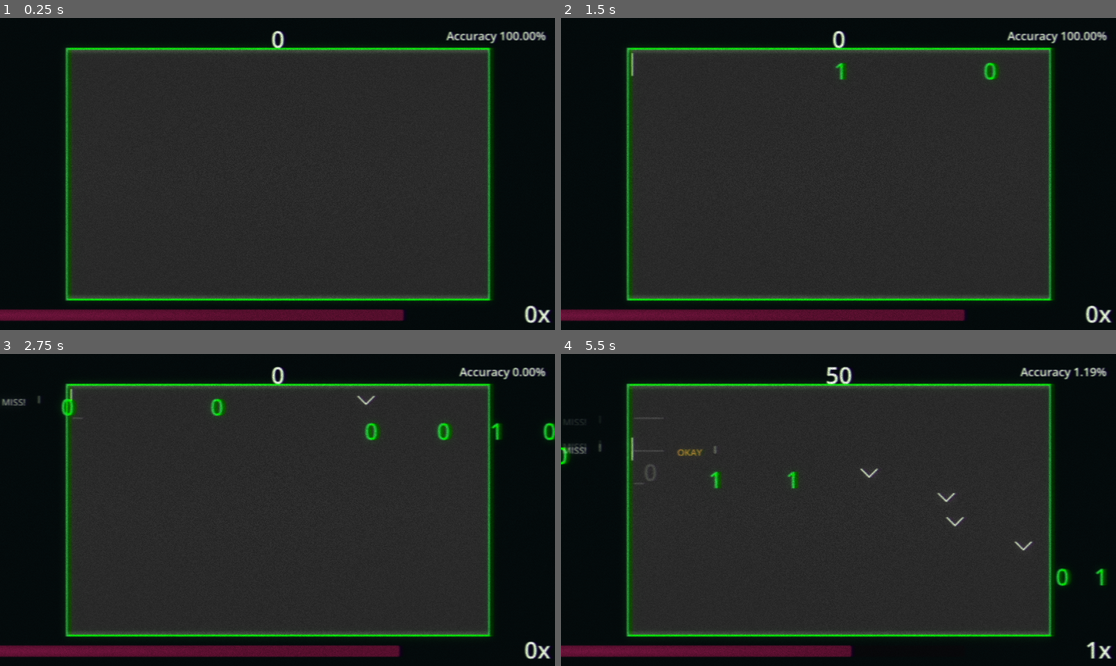
Above: before the commit, frames 1-4 (two rows, left to right).
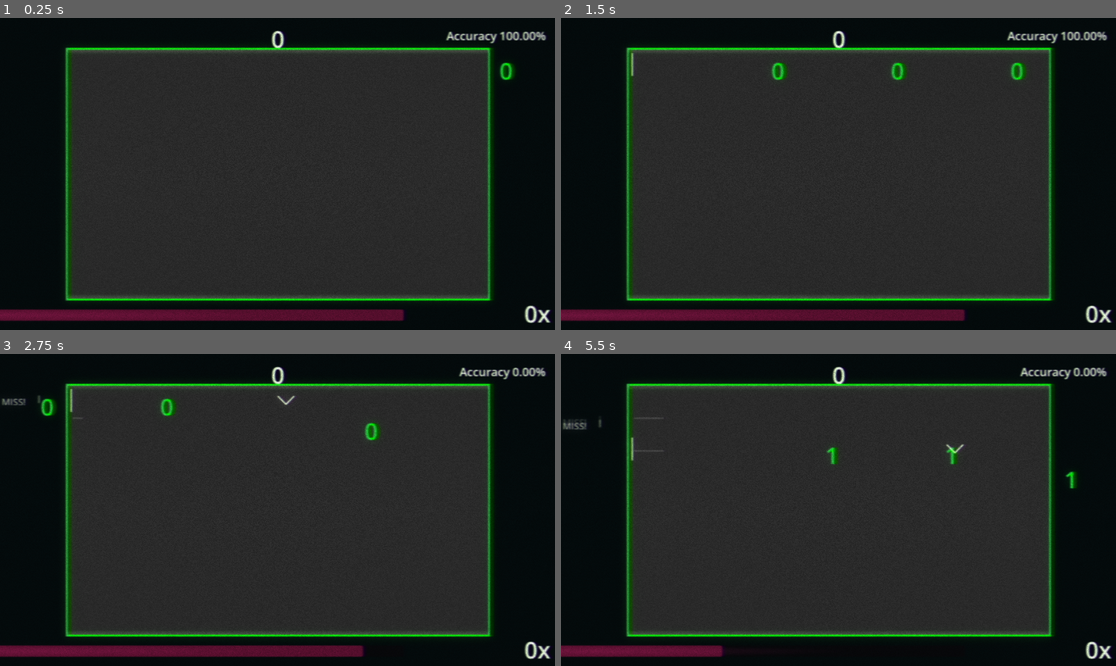
Above: after the commit, the same moments.

Repository: joeljanzen/Bitstreamer
Game: Godot game, scene res://Scenes/level.tscn
Same seed, same stepped clock (60 frames per second), same inputs: the game is played once before the commit and once after it.
Inputs:
- Up to frame 1 (0.25 s): no input
- Up to frame 2 (1.5 s): tap Enter (enter) at 0.5 s; tap 0 (0 bit) at 0.6 s; tap 1 (1 bit) at 0.8, 1.35 s
- Up to frame 3 (2.75 s): tap Enter (enter) at 1.55, 2.1 s; tap W (spawn 0 bit) at 2.3 s
- Up to frame 4 (5.5 s): tap W (spawn 0 bit) at 2.85 s; tap Q (spawn 1 bit) at 3.05, 3.6 s; tap E (spawn enter) at 3.8, 5.1 s; tap Escape (pause) at 4.15 s; click "Resume" at 4.25 s; tap 0 (0 bit) at 5.3 s

The runs differ from the first frame. In frame 1, 0.1% of the frame differs, in the area x 89-93%, y 14-21%; in frame 2, 0.7%; in frame 3, 1.3%; in frame 4, 2.5%, in the area x 0-99%, y 4-98%.
Error before the commit: Trying to assign invalid previously freed instance. (res://Scripts/Gameplay/play_area.gd:148)
Error after the commit: Trying to assign invalid previously freed instance. (res://Scripts/Gameplay/play_area.gd:157)

Commit message:
Music playing, bit sending syncs to music

Diff:
--- /dev/null
+++ b/Resources/Audio/audio_bus_layout.tres
@@ -0,0 +1,15 @@
+[gd_resource type="AudioBusLayout" format=3 uid="uid://b6tgw0hy7goba"]
+
+[resource]
+bus/1/name = &"Music"
+bus/1/solo = false
+bus/1/mute = false
+bus/1/bypass_fx = false
+bus/1/volume_db = -8.798218
+bus/1/send = &"Master"
+bus/2/name = &"SFX"
+bus/2/solo = false
+bus/2/mute = false
+bus/2/bypass_fx = false
+bus/2/volume_db = 0.0
+bus/2/send = &"Master"
--- a/Scenes/level.tscn
+++ b/Scenes/level.tscn
@@ -4,6 +4,7 @@
 [ext_resource type="PackedScene" uid="uid://c0cfxinwdhxdr" path="res://Scenes/level_ui.tscn" id="2_81xng"]
 [ext_resource type="PackedScene" uid="uid://bmyyd40hpvw2l" path="res://Scenes/play_area.tscn" id="3_wqkje"]
 [ext_resource type="Texture2D" uid="uid://ck0tbadym1fsj" path="res://Resources/Sprites/UI/Windows-BSOD-scaled.jpg" id="4_81xng"]
+[ext_resource type="AudioStream" uid="uid://dvvkqot82tvup" path="res://Resources/Audio/LevelTracks/Memecore.wav" id="5_wqkje"]
 
 [sub_resource type="Environment" id="Environment_81xng"]
 background_mode = 3
@@ -43,3 +44,10 @@
 
 [node name="DelayTimer" type="Timer" parent="." unique_id=639627387]
 one_shot = true
+
+[node name="MusicPlayer" type="AudioStreamPlayer" parent="." unique_id=1216660691]
+stream = ExtResource("5_wqkje")
+bus = &"Music"
+
+[node name="MusicQueue" type="Timer" parent="." unique_id=105400590]
+one_shot = true
--- a/Scripts/Gameplay/bit.gd
+++ b/Scripts/Gameplay/bit.gd
@@ -36,7 +36,7 @@
 static var clicked_fade_speed := 10
 
 ## Where the bit starts.
-var _starting_x = ProjectSettings.get_setting("display/window/size/viewport_width") + Bit.get_width()
+static var starting_x = ProjectSettings.get_setting("display/window/size/viewport_width") + Bit.get_width()
 
 ## The value of the bit.
 var _value: Bit.Type
@@ -121,7 +121,7 @@
 	_cursor_x = cursor_x
 	_speed = speed
 	_damage = damage
-	global_position = Vector2(_starting_x, cursor_y)
+	global_position = Vector2(starting_x, cursor_y)
 
 	# Set bit visuals.
 	match _value:
@@ -182,7 +182,7 @@
 ## and a negative value is late.
 func get_accuracy() -> int:
 	var time_to_click = _timer.wait_time - _timer.time_left
-	var distance_to_cursor = _starting_x - _cursor_x # In pixels.
+	var distance_to_cursor = starting_x - _cursor_x # In pixels.
 	#print("distance to cursor is %d" % distance_to_cursor)
 	var time_to_cursor = distance_to_cursor / _speed # In seconds.
 	#print("time to cursor is %f" % time_to_cursor)
--- a/Scripts/Gameplay/level.gd
+++ b/Scripts/Gameplay/level.gd
@@ -5,6 +5,8 @@
 @onready var _environment: WorldEnvironment = $WorldEnvironment
 @onready var _play_area: PlayArea = $PlayArea
 @onready var _delay_timer: Timer = $DelayTimer
+@onready var _music_player: AudioStreamPlayer = $MusicPlayer
+@onready var _music_queue: Timer = $MusicQueue
 
 ## The strength of blur when the game is paused.
 const PAUSE_BLUR_STRENGTH := 0.5
@@ -42,6 +44,8 @@
 var bit_queue: Array[Bit.Type]
 ## A queue of delays between sending bits.
 var delay_queue: Array[float]
+## The delay between a bit being sent and it reaching the cursor, in seconds.
+var bit_time_to_cursor
 
 
 ## Connect to the failed signal.
@@ -50,7 +54,7 @@
 	_play_area.no_bits_left.connect(_completed)
 	_levelUI.set_UI_visible(GameSettings.level_UI_enabled)
 
-	if load_level("tutorial_example"):
+	if load_level("memecore"):
 		print("Successfully loaded level: %s" % level_name)
 		print("BPM: %s" % bpm)
 		print("Speed: %s" % bit_speed)
@@ -139,6 +143,7 @@
 
 	if !error_loading:
 		var seconds_per_beat: float = 1.0 / bpm * 60.0
+		bit_time_to_cursor = _play_area.get_time_to_cursor(bit_speed)
 
 		for line: int in range(1, lines.size()):
 			var line_num = line + 1
@@ -218,11 +223,15 @@
 
 ## Starts the level, provided that the level has been loaded correctly.
 func _start_level() -> void:
+	_music_queue.timeout.connect(_start_music)
+	_music_queue.start(bit_time_to_cursor)
+
 	while !bit_queue.is_empty():
 		var delay = delay_queue.pop_front()
 		#print("waiting for %f seconds" % delay)
-		_delay_timer.start(delay)
-		await _delay_timer.timeout
+		if delay > 0:
+			_delay_timer.start(delay)
+			await _delay_timer.timeout
 
 		var bit = bit_queue.pop_front()
 		#print("sending bit of type %d" % bit)
@@ -231,12 +240,19 @@
 	# Tell _play_area that all bits are sent, then wait for the final bit to be
 	# clicked/missed (the no_bits_left signal will be emitted)
 	_play_area.last_bits_sent()
+
+
+## Starts the music for the level. This waits for the music_queue timer to send
+## its "finished" signal.
+func _start_music() -> void:
+	_music_player.play()
 
 
 ## The level has been unpaused.
 func _resumed() -> void:
 	paused = false
 	_delay_timer.set_paused(false)
+	_music_player.stream_paused = false
 
 	_pause_instance.queue_free()
 	_levelUI.set_UI_visible(GameSettings.level_UI_enabled)
@@ -251,6 +267,7 @@
 func _paused() -> void:
 	paused = true
 	_delay_timer.set_paused(true)
+	_music_player.stream_paused = true
 
 	_levelUI.hide_UI()
 	_play_area.process_mode = Node.PROCESS_MODE_DISABLED
--- a/Scripts/Gameplay/play_area.gd
+++ b/Scripts/Gameplay/play_area.gd
@@ -111,6 +111,15 @@
 			_line_num += 1
 		else:
 			_line_num = 1
+
+
+## Get the amount of time it takes for the bit to reach the cursor, in seconds
+## given the speed of the bit (in pixels per second).
+func get_time_to_cursor(speed: float) -> float:
+	# Distance in pixels.
+	var distance_to_cursor = Bit.starting_x - _cursor.global_position.x
+	#print("distance to cursor is %d" % distance_to_cursor)
+	return distance_to_cursor / speed
 
 
 ## Notify the play area that the last bits have been sent.
--- a/project.godot
+++ b/project.godot
@@ -14,6 +14,10 @@
 run/main_scene="uid://njdusa2xiafg"
 config/features=PackedStringArray("4.6", "Forward Plus")
 config/icon="res://icon.svg"
+
+[audio]
+
+buses/default_bus_layout="uid://b6tgw0hy7goba"
 
 [autoload]
 
@@ -36,11 +40,13 @@
 "0 bit"={
 "deadzone": 0.2,
 "events": [Object(InputEventKey,"resource_local_to_scene":false,"resource_name":"","device":-1,"window_id":0,"alt_press …(191 unchanged characters)…
+, Object(InputEventKey,"resource_local_to_scene":false,"resource_name":"","device":-1,"window_id":0,"alt_pressed":false,"shift_pressed":false,"ctrl_pressed":false,"meta_pressed":false,"pressed":false,"keycode":0,"physical_keycode":90,"key_label":0,"unicode":122,"location":0,"echo":false,"script":null)
 ]
 }
 "1 bit"={
 "deadzone": 0.2,
 "events": [Object(InputEventKey,"resource_local_to_scene":false,"resource_name":"","device":-1,"window_id":0,"alt_press …(191 unchanged characters)…
+, Object(InputEventKey,"resource_local_to_scene":false,"resource_name":"","device":-1,"window_id":0,"alt_pressed":false,"shift_pressed":false,"ctrl_pressed":false,"meta_pressed":false,"pressed":false,"keycode":0,"physical_keycode":88,"key_label":0,"unicode":120,"location":0,"echo":false,"script":null)
 ]
 }
 enter={
Not shown, added: Levels/initiate.txt
Not shown, added: Levels/memecore.txt
Not shown, added: Resources/Audio/LevelTracks/Initiate.wav.import
Not shown, added: Resources/Audio/LevelTracks/Memecore.wav.import
Not shown, added: Resources/Audio/LevelTracks/Sentience.wav.import
Not shown, added: Resources/Audio/LevelTracks/Stare.wav.import
Not shown, added: Resources/Audio/LevelTracks/Initiate.wav
Not shown, added: Resources/Audio/LevelTracks/Memecore.wav
Not shown, added: Resources/Audio/LevelTracks/Sentience.wav
Not shown, added: Resources/Audio/LevelTracks/Stare.wav
